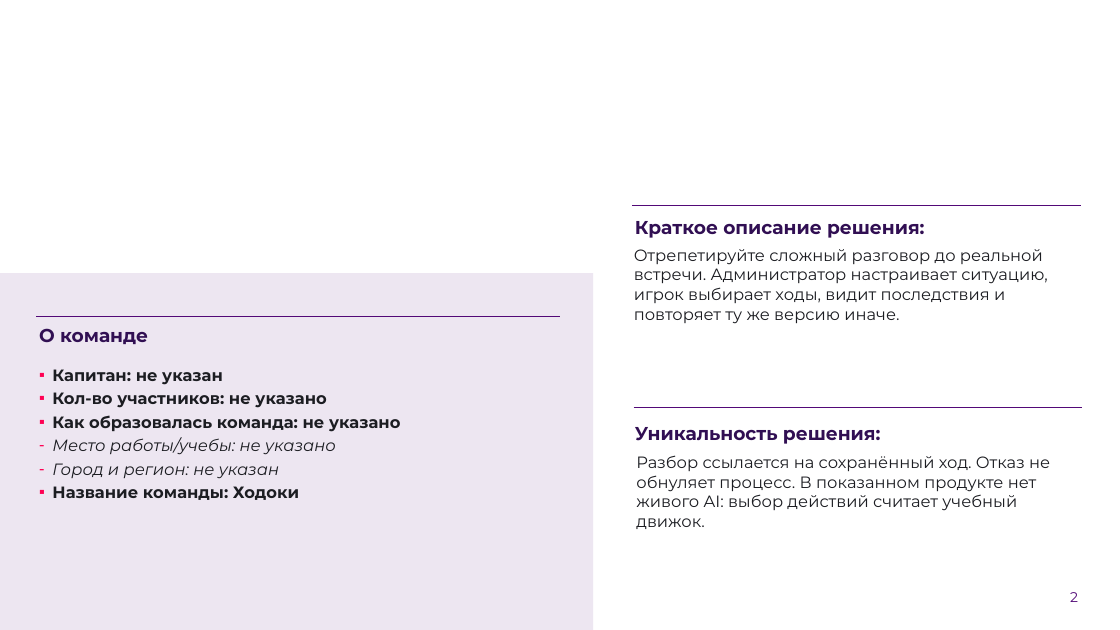
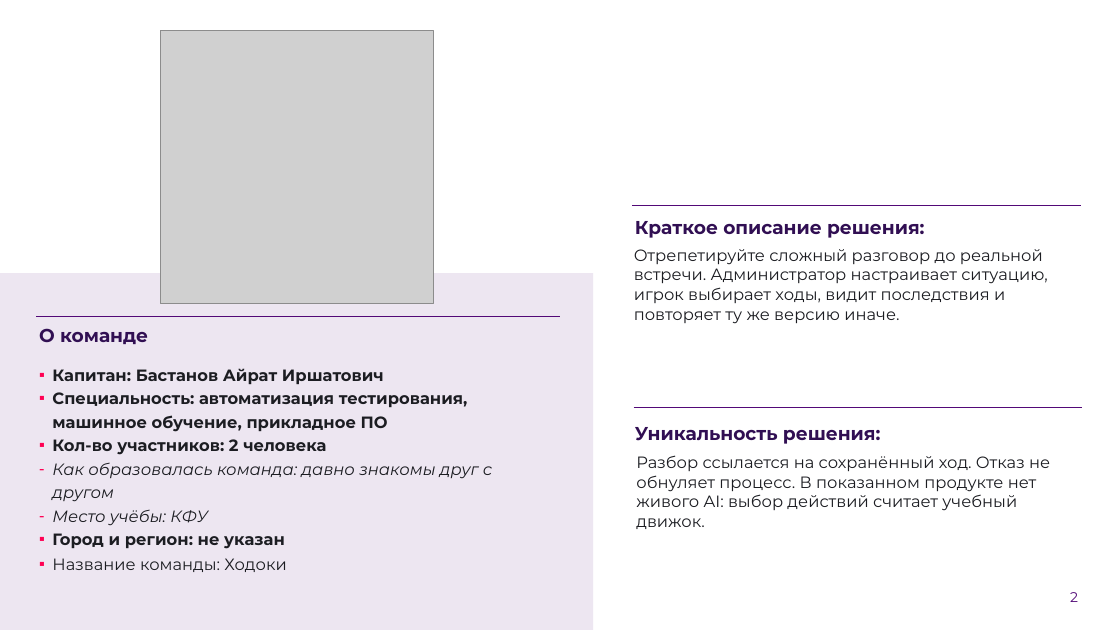
Before and after one commit to AiratBastanov/TalkNFace, a slide deck: slide 2 of docs/submission/TALKNFACE_PRODUCT_PITCH_RU.pptx. Drawn at 1120x630 pixels with LibreOffice and Linux fonts; fonts in the diff are those of the drawing; grey boxes stand for pictures; background and template pictures are left out. Boxes give left, top, right and bottom in pixels: in the first picture for what was removed or moved away, otherwise in the second. Text is boxed around its words. In the diff, an @@ line names an element or a change of style, - is before the commit and + after.

```diff
--- a/docs/submission/TALKNFACE_PRODUCT_PITCH_RU.pptx
+++ b/docs/submission/TALKNFACE_PRODUCT_PITCH_RU.pptx
@@ picture added at (160, 31, 434, 304) @@
@@ text at (52, 368, 492, 526): text changed @@
-▪ Капитан: не указан
-▪ Кол-во участников: не указано
-▪ Как образовалась команда: не указано
-– Место работы/учебы: не указано
+▪ Капитан: Бастанов Айрат Иршатович
+▪ Специальность: автоматизация тестирования, машинное обучение, прикладное ПО
+▪ Кол-во участников: 2 человека
+– Как образовалась команда: давно знакомы друг с другом
+– Место учёбы: КФУ
@@ text at (52, 533, 286, 572): bold on, italic off in "Город и регион: не указан"; bold off in "Название команды: Ходоки"; bullet - to ▪; line spacing 1.2 to 0.9; more space between paragraphs @@
```
Also in this commit, not shown: 2 other slides changed, 8 other files.
